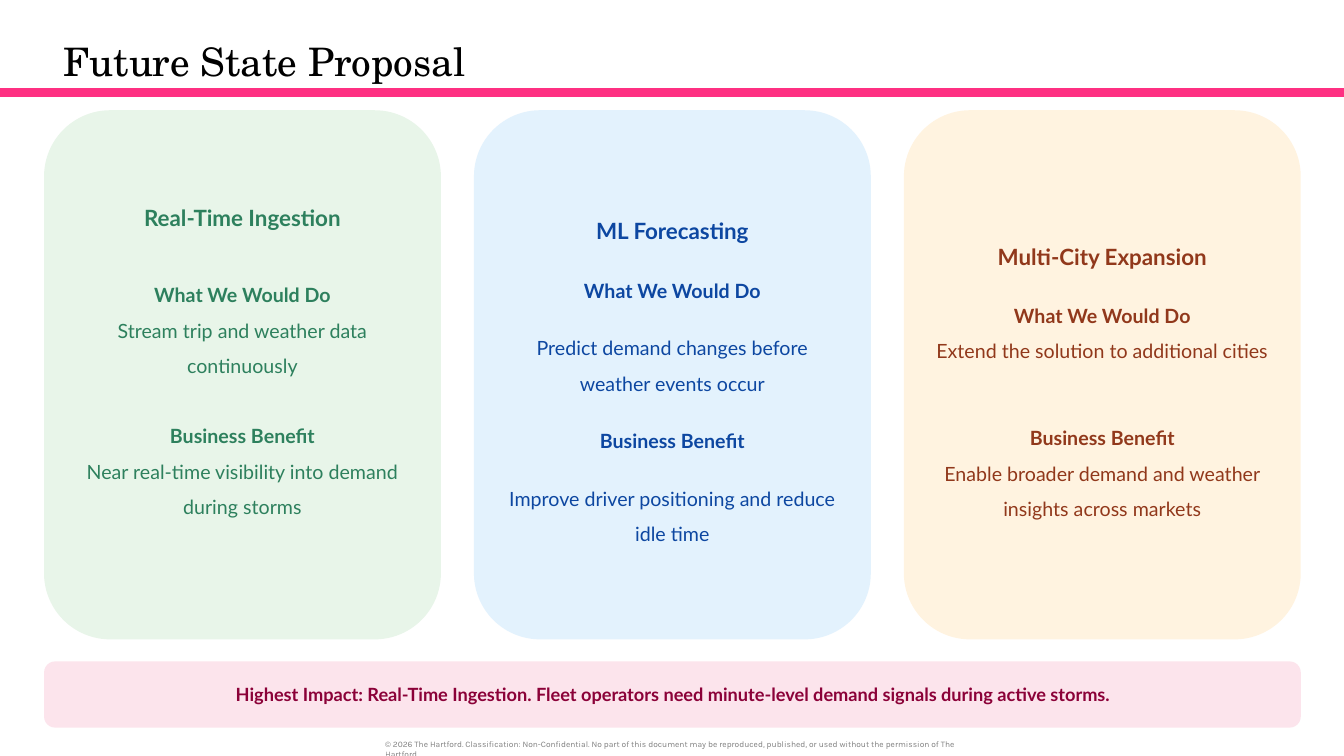
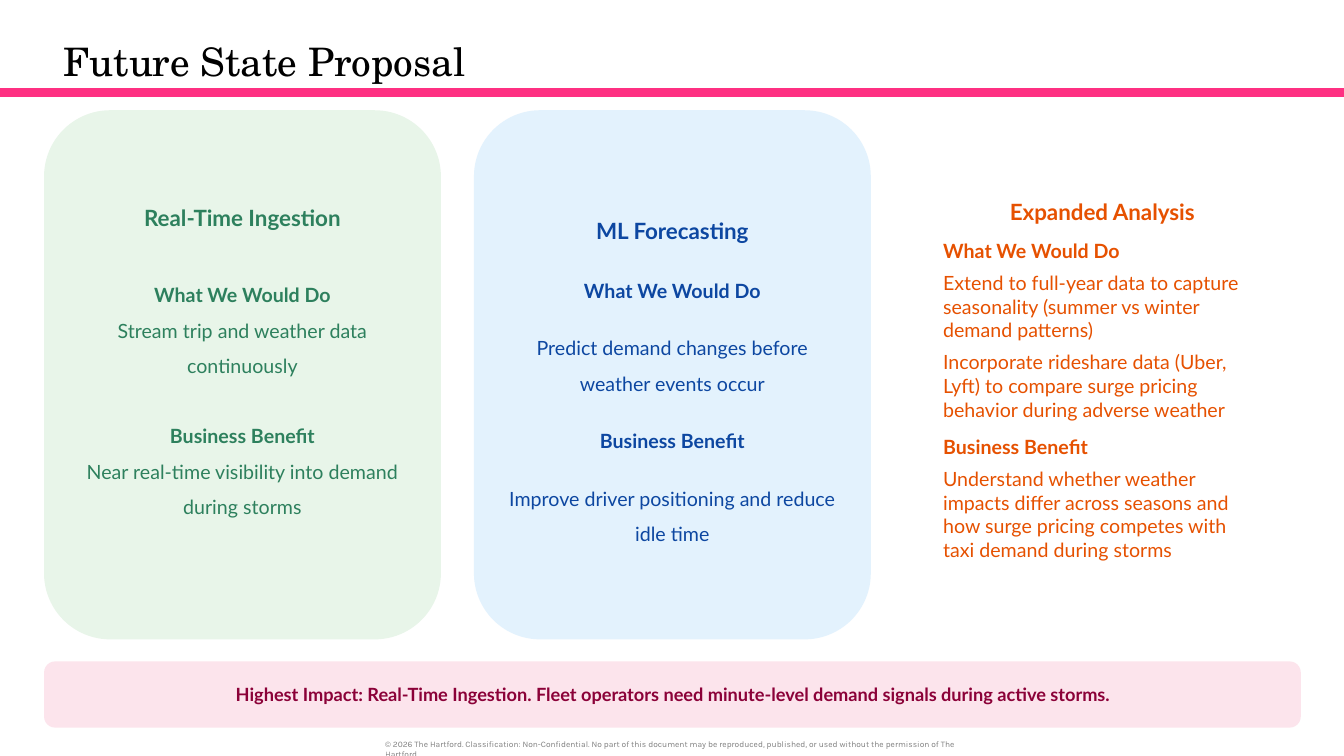
Before and after one commit to orlandojmarin/nyc-taxi-capstone, a slide deck: slide 19 of docs/Capstone_Presentation (10).pptx. Drawn at 1344x756 pixels with LibreOffice and Linux fonts; fonts in the diff are those of the drawing. Boxes give left, top, right and bottom in pixels: in the first picture for what was removed or moved away, otherwise in the second. Text is boxed around its words. In the diff, an @@ line names an element or a change of style, - is before the commit and + after.

```diff
--- a/docs/Capstone_Presentation (10).pptx
+++ b/docs/Capstone_Presentation (10).pptx
@@ text "Expanded Analysis": place and size @@
-text "Expanded Analysis" at [904,110,1302,639]
+text "Expanded Analysis" at [943,203,1238,561]
@@ text "Expanded Analysis" at [943,203,1238,561]: fill #FFF3E0 to none @@
@@ text at [1010,203,1195,224]: text changed; text colour #91381B to #E65100 @@
-Multi-City Expansion
+Expanded Analysis
@@ text at [943,243,1120,454]: text colour #91381B to #E65100 in "What We Would Do", "Business Benefit"; alignment centre to left; line spacing 1.5 to 1; less space between paragraphs @@
@@ text at [943,275,1238,421]: text changed; text colour #91381B to #E65100 @@
-Extend the solution to additional cities
+Extend to full-year data to capture seasonality (summer vs winter demand patterns)
+Incorporate rideshare data (Uber, Lyft) to compare surge pricing behavior during adverse weather
@@ text at [943,471,1229,561]: text changed; text colour #91381B to #E65100 @@
-Enable broader demand and weather insights across markets
+Understand whether weather impacts differ across seasons and how surge pricing competes with taxi demand during storms
```
